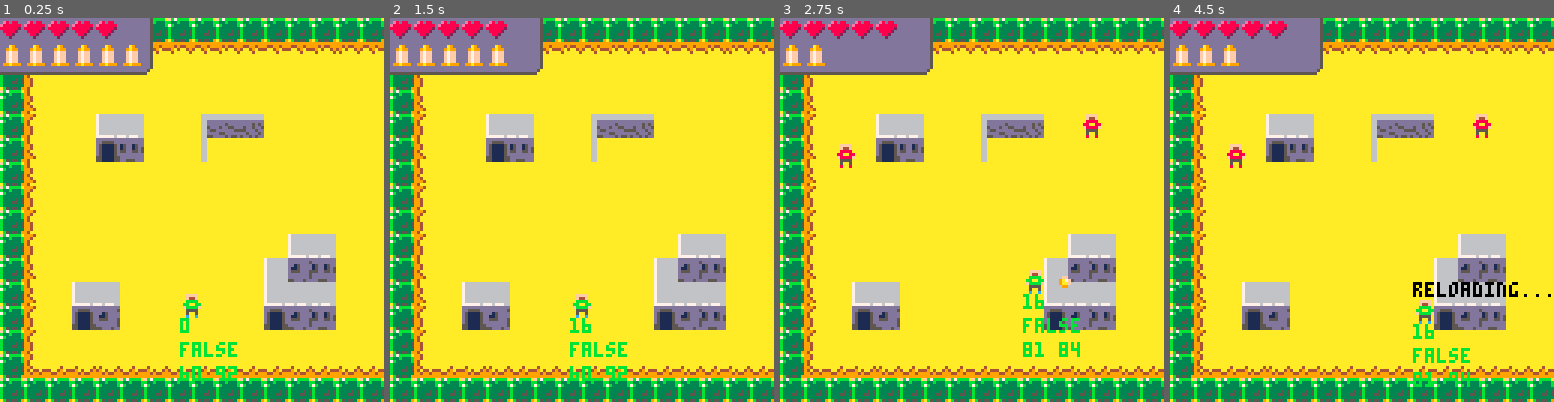
Above: before the commit, frames 1-4 (left to right).
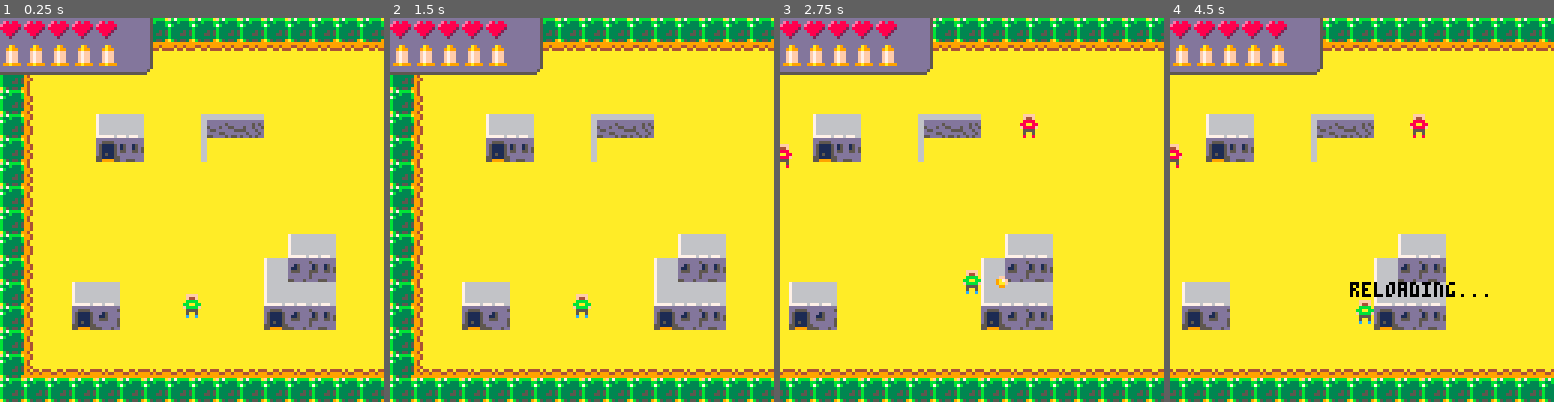
Above: after the commit, the same moments.

Repository: NinetiesPaul/PicoWest
Game: PICO-8 cartridge picowest.p8
Two runs of this game, one before a commit and one after it. Both use one fixed random seed, a clock stepped at 60 frames per second and the inputs below.
Inputs:
- Up to frame 1 (0.25 s): no input
- Up to frame 2 (1.5 s): tap X (X key) at 0.33, 1.07 s; tap O (Z key) at 0.7 s
- Up to frame 3 (2.75 s): hold Right 1.6-2.1 s; tap O (Z key) at 1.7, 2.1, 2.5 s; tap X (X key) at 1.85 s; hold Up 2.15-2.42 s; hold Right from 2.47 s (still down)
- Up to frame 4 (4.5 s): tap O (Z key) every 0.4 s from 2.9 to 4.1 s; tap X (X key) at 2.97, 4.08 s; release Right at 3.03 s; hold Left 3.08-3.58 s; hold Down 3.63-3.97 s; hold Right from 4.02 s (still down)

The runs differ from the first frame. In frame 1, 1.4% of the frame differs, in the area x 7-98%, y 7-95%; in frame 2, 1.3%; in frame 3, 30%; in frame 4, 30%, in the area x 0-100%, y 0-100%.

Commit message:
camera changes

Diff:
--- a/picowest.p8
+++ b/picowest.p8
@@ -25,15 +25,11 @@
  player.ph=0
  player.lx=0
  player.ly=0
- player.tile=0
 
  second_floor = false
  on_second_floor = false
 
-	gui_cely = 3
-	gui_sy = 104
-	gui_by = 0
-	gui_ly = 8
+	reset_gui()
 
  counter=0
  cooled_down=false
@@ -66,25 +61,24 @@
  cent()
 
  if (flr(player.y/64) == 1) then
-		gui_cely = 0
+		gui_cely = 32
 		gui_sy = 0
 		gui_by = 8
 		gui_ly = 0
  else
- 	gui_cely = 3
+ 	gui_cely = 35
 		gui_sy = 104
 		gui_by = 118
 		gui_ly = 110
  end
 
- if (player.reloading == true) player_reloading()
-
+ if (player.reloading) player_reloading()
 end
 
 function _draw()
  cls()
 
- map(0,0, 0,0, 16,16)
+ map(0,0, 0,0, 32,16)
  map(0,16, 0,128, 16,16)
 
  if second_floor then
@@ -105,30 +100,23 @@
  	mset(4,26,35)
  end
 
- spr(player.sprite, player.x, player.y)
+ spr(player.sprite,
+ player.x,player.y)
 
  camera(camx,camy)
 
-	map(16,gui_cely,0,gui_sy,7,3)
+	map(gui_celx,gui_cely,
+			gui_sx,gui_sy,7,3)
 
  for i=1, player.l do
-  spr(004,-8+i*8,gui_ly)
- end
- for i=1, player.b do
-  spr(049,-8+i*8,gui_by)
+  spr(004,gui_lx+i*8,gui_ly)
+  spr(049,gui_bx+i*8,gui_by)
  end
 
  if (player.reloading == true) then
-  print("reloading...",player.x,player.y-6,0)
- end
-
- --print(player.pc,player.x,player.y+8,11)
- --print(player.pd,player.x,player.y+16,11)
-
- print(player.tile,player.x,player.y+8,11)
- print(on_second_floor,player.x,player.y+16,11)
-
- print(player.x .." "..player.y,player.x,player.y+24,11)
+  print("reloading...",
+  player.x,player.y-6,0)
+ end
 
 	foreach(bullet, draw_bullet)
  foreach(enemy, draw_enemy)
@@ -197,13 +185,13 @@
 	 checkee=fget(e.pe,0)
 	 checkef=fget(e.pf,0)
 
-	 if checkea==true or checkeb==true then
+	 if checkea or checkeb then
 	  e.ml=false
 	 else
 	  e.ml=true
 	 end
 
-	 if checkee==true or checkef==true then
+	 if checkee or checkef then
 	  e.mr=false
 	 else
 	  e.mr=true
@@ -239,27 +227,49 @@
  spr(b.s,b.x,b.y)
 end
 
+function reset_gui()
+	gui_celx = 0
+	gui_cely = 3
+	gui_sx = 0
+	gui_sy = 104
+	gui_bx = -8
+	gui_by = 0
+	gui_lx = -8
+	gui_ly = 8
+end
 -->8
 -- player movements
 
 function player_movements()
 
- if btn(0) and player.x>0 and player.ml==true then
+ if btn(0) and player.x>0 and player.ml then
   player.x -= player.speed
   player.facing = "l"
- end
-
- if btn(1) and player.mr==true then
+
+  if (player.x>64) then
+	  camx -= player.speed
+	  gui_sx -= player.speed
+	  gui_bx -= player.speed
+	  gui_lx -= player.speed
+  end
+ end
+
+ if btn(1) and player.mr then
   player.x += player.speed
   player.facing = "r"
- end
-
- if btn(2) and player.mu==true then
+
+  camx += player.speed
+  gui_sx += player.speed
+  gui_bx += player.speed
+  gui_lx += player.speed
+ end
+
+ if btn(2) and player.mu then
   player.y -= player.speed
   player.facing = "u"
  end
 
- if btn(3) and player.md==true then
+ if btn(3) and player.md then
   player.y += player.speed
   player.facing = "d"
  end
@@ -281,7 +291,6 @@
  		)
 
  	door = fget(tile,1)
-		player.tile = tile
 
  	if (tile == 039) then
  		player.x = 80
@@ -303,6 +312,8 @@
 	  player.x=32
 	  player.y=203
 	  camy=128
+
+	  reset_gui()
 	 end
 
 	 if tile == 053 then
@@ -311,6 +322,8 @@
 	  player.lx=0
 	  player.ly=0
 	  camy=0
+
+	  reset_gui()
 	 end
 
 	end
@@ -374,18 +385,18 @@
 end
 
 function move_enemy(e)
- if e.ep==true then
-  if (e.x<=e.px and e.mcd==false and e.mr==true) then
+ if e.ep then
+  if (e.x<=e.px and e.mcd==false and e.mr) then
    e.x+=2
    if (e.x>=e.px) e.x=e.px e.mcd=true
   end
-  if (e.x>=e.px and e.mcd==false and e.ml==true) then
+  if (e.x>=e.px and e.mcd==false and e.ml) then
    e.x-=2
    if(e.x<=e.px) e.x=e.px e.mcd=true
   end
  end
 
- if (e.mcd==true and e.c%60==0) e.mcd=false
+ if (e.mcd and e.c%60==0) e.mcd=false
 end
 
 
@@ -403,14 +414,14 @@
     del(enemy_b,eb)
  end
 
- if (eb.x >eb.sx+25) del(enemy_b,eb)
- if (eb.x <eb.sx-25) del(enemy_b,eb)
- if (eb.y <eb.sy-25) del(enemy_b,eb)
- if (eb.y >eb.sy+25) del(enemy_b,eb)
+ if (eb.x > eb.sx+25) del(enemy_b,eb)
+ if (eb.x < eb.sx-25) del(enemy_b,eb)
+ if (eb.y < eb.sy-25) del(enemy_b,eb)
+ if (eb.y > eb.sy+25) del(enemy_b,eb)
 end
 
 function enemy_fire(e)
- if (e.ep==true and e.mcd==true) then
+ if (e.ep and e.mcd) then
   local eb = {}
   eb.x=e.x
   eb.y=e.y
@@ -626,26 +637,69 @@
 
 
 
+…(43 lines of a section not shown)…
 __gff__
-0000000100010101010101010101000020000000000000000002000002000000000000010100000001010000000000000100010001000100000000000000000000000000000000000000000000000000000000080808000000000000000000000000080808080000000000000000000000000808080800000000000000000000
+0000000100010101010101010101000020000000000000000002000002002000000000010100000001010000000000000100010001000100000000000000000000000000000000000000000000000000000000080808000000000000000000000000080808080000000000000000000000000808080800000000000000000000
 0000080808080000000000000000000000000000000000000000000000000000000000000000000000000000000000000000000000000000000000000000000000000000000000000000000000000000000000000000000000000000000000000000000000000000000000000000000000000000000000000000000000000000
 __map__
-303030303030303030303030303030302a2a2a2a2a2a3affffffffffffffffffffffffffffffffffffffffffffffffffffffffffffffffffffffffffffffffffffffffffffffffffffffffffffffffffffffffffffffffffffffffffffffffffffffffffffffffffffffffffffffffffffffffffffffffffffffffffffffffff
-301113141314131413141313131414132a2a2a2a2a2a3affffffffffffffffffffffffffffffffffffffffffffffffffffffffffffffffffffffffffffffffffffffffffffffffffffffffffffffffffffffffffffffffffffffffffffffffffffffffffffffffffffffffffffffffffffffffffffffffffffffffffffffffff
-301510101010101010101010101010103b3b3b3b3b3b3cffffffffffffffffffffffffffffffffffffffffffffffffffffffffffffffffffffffffffffffffffffffffffffffffffffffffffffffffffffffffffffffffffffffffffffffffffffffffffffffffffffffffffffffffffffffffffffffffffffffffffffffffff
-301610101010101010101010101010102b2b2b2b2b2b2cffffffffffffffffffffffffffffffffffffffffffffffffffffffffffffffffffffffffffffffffffffffffffffffffffffffffffffffffffffffffffffffffffffffffffffffffffffffffffffffffffffffffffffffffffffffffffffffffffffffffffffffffff
-30151010090a101007050610101010102a2a2a2a2a2a3affffffffffffffffffffffffffffffffffffffffffffffffffffffffffffffffffffffffffffffffffffffffffffffffffffffffffffffffffffffffffffffffffffffffffffffffffffffffffffffffffffffffffffffffffffffffffffffffffffffffffffffffff
-30161010191b101008101010101010102a2a2a2a2a2a3affffffffffffffffffffffffffffffffffffffffffffffffffffffffffffffffffffffffffffffffffffffffffffffffffffffffffffffffffffffffffffffffffffffffffffffffffffffffffffffffffffffffffffffffffffffffffffffffffffffffffffffffff
-30161010101010101010101010101010ffffffffffffffffffffffffffffffffffffffffffffffffffffffffffffffffffffffffffffffffffffffffffffffffffffffffffffffffffffffffffffffffffffffffffffffffffffffffffffffffffffffffffffffffffffffffffffffffffffffffffffffffffffffffffffffff
-30151010101010101010101010101010ffffffffffffffffffffffffffffffffffffffffffffffffffffffffffffffffffffffffffffffffffffffffffffffffffffffffffffffffffffffffffffffffffffffffffffffffffffffffffffffffffffffffffffffffffffffffffffffffffffffffffffffffffffffffffffffff
-30151010101010101010101010101010ffffffffffffffffffffffffffffffffffffffffffffffffffffffffffffffffffffffffffffffffffffffffffffffffffffffffffffffffffffffffffffffffffffffffffffffffffffffffffffffffffffffffffffffffffffffffffffffffffffffffffffffffffffffffffffffff
-301510101010101010101010090a1010ffffffffffffffffffffffffffffffffffffffffffffffffffffffffffffffffffffffffffffffffffffffffffffffffffffffffffffffffffffffffffffffffffffffffffffffffffffffffffffffffffffffffffffffffffffffffffffffffffffffffffffffffffffffffffffffff
-30161010101010101010100b0c0d1010ffffffffffffffffffffffffffffffffffffffffffffffffffffffffffffffffffffffffffffffffffffffffffffffffffffffffffffffffffffffffffffffffffffffffffffffffffffffffffffffffffffffffffffffffffffffffffffffffffffffffffffffffffffffffffffffff
-301610090a101010101010090a0a1010ffffffffffffffffffffffffffffffffffffffffffffffffffffffffffffffffffffffffffffffffffffffffffffffffffffffffffffffffffffffffffffffffffffffffffffffffffffffffffffffffffffffffffffffffffffffffffffffffffffffffffffffffffffffffffffffff
-301510191a1010101010101c1a1b1010ffffffffffffffffffffffffffffffffffffffffffffffffffffffffffffffffffffffffffffffffffffffffffffffffffffffffffffffffffffffffffffffffffffffffffffffffffffffffffffffffffffffffffffffffffffffffffffffffffffffffffffffffffffffffffffffff
-30151010101010101010101010101010ffffffffffffffffffffffffffffffffffffffffffffffffffffffffffffffffffffffffffffffffffffffffffffffffffffffffffffffffffffffffffffffffffffffffffffffffffffffffffffffffffffffffffffffffffffffffffffffffffffffffffffffffffffffffffffffff
-30393738383738373737373738373837ffffffffffffffffffffffffffffffffffffffffffffffffffffffffffffffffffffffffffffffffffffffffffffffffffffffffffffffffffffffffffffffffffffffffffffffffffffffffffffffffffffffffffffffffffffffffffffffffffffffffffffffffffffffffffffffff
-30303030303030303030303030303030ffffffffffffffffffffffffffffffffffffffffffffffffffffffffffffffffffffffffffffffffffffffffffffffffffffffffffffffffffffffffffffffffffffffffffffffffffffffffffffffffffffffffffffffffffffffffffffffffffffffffffffffffffffffffffffffff
+3030303030303030303030303030303030303030303030303030303030303030ffffffffffffffffffffffffffffffffffffffffffffffffffffffffffffffffffffffffffffffffffffffffffffffffffffffffffffffffffffffffffffffffffffffffffffffffffffffffffffffffffffffffffffffffffffffffffffffff
+301d111413141314131413131314141314141413141314141413131314131314ffffffffffffffffffffffffffffffffffffffffffffffffffffffffffffffffffffffffffffffffffffffffffffffffffffffffffffffffffffffffffffffffffffffffffffffffffffffffffffffffffffffffffffffffffffffffffffffff
+30111e1010101010101010101010101010101010101010101010101010101010ffffffffffffffffffffffffffffffffffffffffffffffffffffffffffffffffffffffffffffffffffffffffffffffffffffffffffffffffffffffffffffffffffffffffffffffffffffffffffffffffffffffffffffffffffffffffffffffff
+3016101010101010101010101010101010101010101010101010101010101010ffffffffffffffffffffffffffffffffffffffffffffffffffffffffffffffffffffffffffffffffffffffffffffffffffffffffffffffffffffffffffffffffffffffffffffffffffffffffffffffffffffffffffffffffffffffffffffffff
+30151010090a1010070506101010101010101010101010101010101010101010ffffffffffffffffffffffffffffffffffffffffffffffffffffffffffffffffffffffffffffffffffffffffffffffffffffffffffffffffffffffffffffffffffffffffffffffffffffffffffffffffffffffffffffffffffffffffffffffff
+30161010191b1010081010101010101010101010101010101010101010101010ffffffffffffffffffffffffffffffffffffffffffffffffffffffffffffffffffffffffffffffffffffffffffffffffffffffffffffffffffffffffffffffffffffffffffffffffffffffffffffffffffffffffffffffffffffffffffffffff
+3016101010101010101010101010101010101010101010101010101010101010ffffffffffffffffffffffffffffffffffffffffffffffffffffffffffffffffffffffffffffffffffffffffffffffffffffffffffffffffffffffffffffffffffffffffffffffffffffffffffffffffffffffffffffffffffffffffffffffff
+3015101010101010101010101010101010101010101010101010101010101010ffffffffffffffffffffffffffffffffffffffffffffffffffffffffffffffffffffffffffffffffffffffffffffffffffffffffffffffffffffffffffffffffffffffffffffffffffffffffffffffffffffffffffffffffffffffffffffffff
+3015101010101010101010101010101010101010101010101010101010101010ffffffffffffffffffffffffffffffffffffffffffffffffffffffffffffffffffffffffffffffffffffffffffffffffffffffffffffffffffffffffffffffffffffffffffffffffffffffffffffffffffffffffffffffffffffffffffffffff
+301510101010101010101010090a101010101010101010101010101010101010ffffffffffffffffffffffffffffffffffffffffffffffffffffffffffffffffffffffffffffffffffffffffffffffffffffffffffffffffffffffffffffffffffffffffffffffffffffffffffffffffffffffffffffffffffffffffffffffff
+30161010101010101010100b0c0d101010101010101010101010101010101010ffffffffffffffffffffffffffffffffffffffffffffffffffffffffffffffffffffffffffffffffffffffffffffffffffffffffffffffffffffffffffffffffffffffffffffffffffffffffffffffffffffffffffffffffffffffffffffffff
+301610090a101010101010090a0a101010101010101010101010101010101010ffffffffffffffffffffffffffffffffffffffffffffffffffffffffffffffffffffffffffffffffffffffffffffffffffffffffffffffffffffffffffffffffffffffffffffffffffffffffffffffffffffffffffffffffffffffffffffffff
+301510191a1010101010101c1a1b101010101010101010101010101010101010ffffffffffffffffffffffffffffffffffffffffffffffffffffffffffffffffffffffffffffffffffffffffffffffffffffffffffffffffffffffffffffffffffffffffffffffffffffffffffffffffffffffffffffffffffffffffffffffff
+3015101010101010101010101010101010101010101010101010101010101010ffffffffffffffffffffffffffffffffffffffffffffffffffffffffffffffffffffffffffffffffffffffffffffffffffffffffffffffffffffffffffffffffffffffffffffffffffffffffffffffffffffffffffffffffffffffffffffffff
+3039373838373837373737373837383737373737373737373837373738383837ffffffffffffffffffffffffffffffffffffffffffffffffffffffffffffffffffffffffffffffffffffffffffffffffffffffffffffffffffffffffffffffffffffffffffffffffffffffffffffffffffffffffffffffffffffffffffffffff
+3030303030303030303030303030303030303030303030303030303030303030ffffffffffffffffffffffffffffffffffffffffffffffffffffffffffffffffffffffffffffffffffffffffffffffffffffffffffffffffffffffffffffffffffffffffffffffffffffffffffffffffffffffffffffffffffffffffffffffff
 29292929292929292929292929292929ffffffffffffffffffffffffffffffffffffffffffffffffffffffffffffffffffffffffffffffffffffffffffffffffffffffffffffffffffffffffffffffffffffffffffffffffffffffffffffffffffffffffffffffffffffffffffffffffffffffffffffffffffffffffffffffff
 29292929292929292929292929292929ffffffffffffffffffffffffffffffffffffffffffffffffffffffffffffffffffffffffffffffffffffffffffffffffffffffffffffffffffffffffffffffffffffffffffffffffffffffffffffffffffffffffffffffffffffffffffffffffffffffffffffffffffffffffffffffff
 29292929292929292929292929292929ffffffffffffffffffffffffffffffffffffffffffffffffffffffffffffffffffffffffffffffffffffffffffffffffffffffffffffffffffffffffffffffffffffffffffffffffffffffffffffffffffffffffffffffffffffffffffffffffffffffffffffffffffffffffffffffff
Not shown, changed: 96 lines of the sprite sheet (__gfx__) section of picowest.p8
